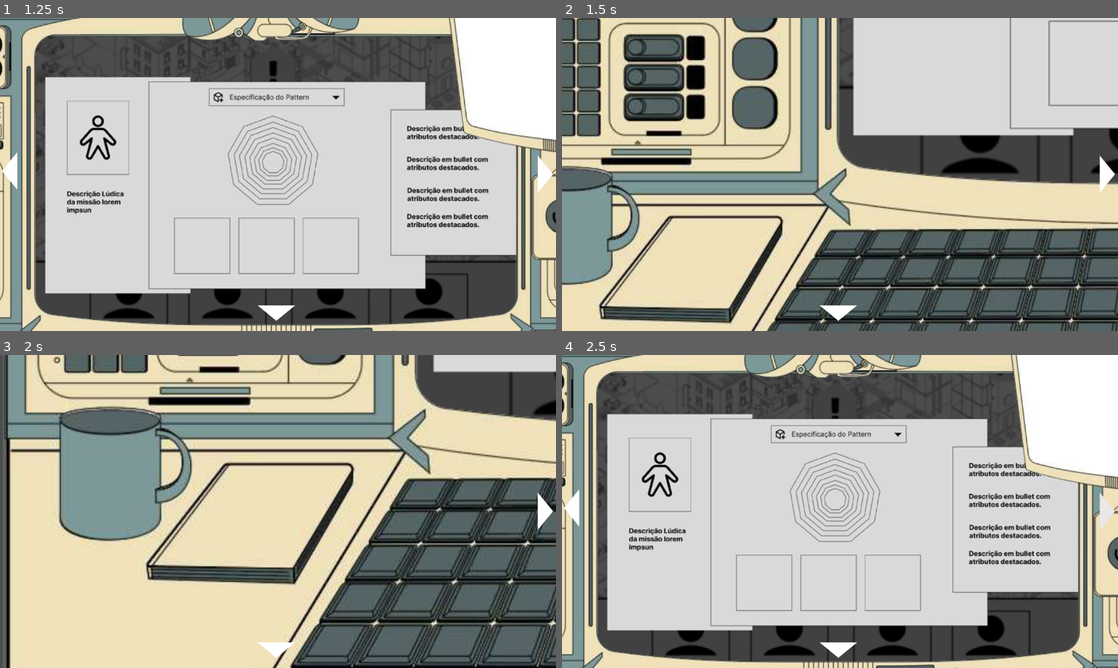
Above: before the commit, frames 1-4 (two rows, left to right).
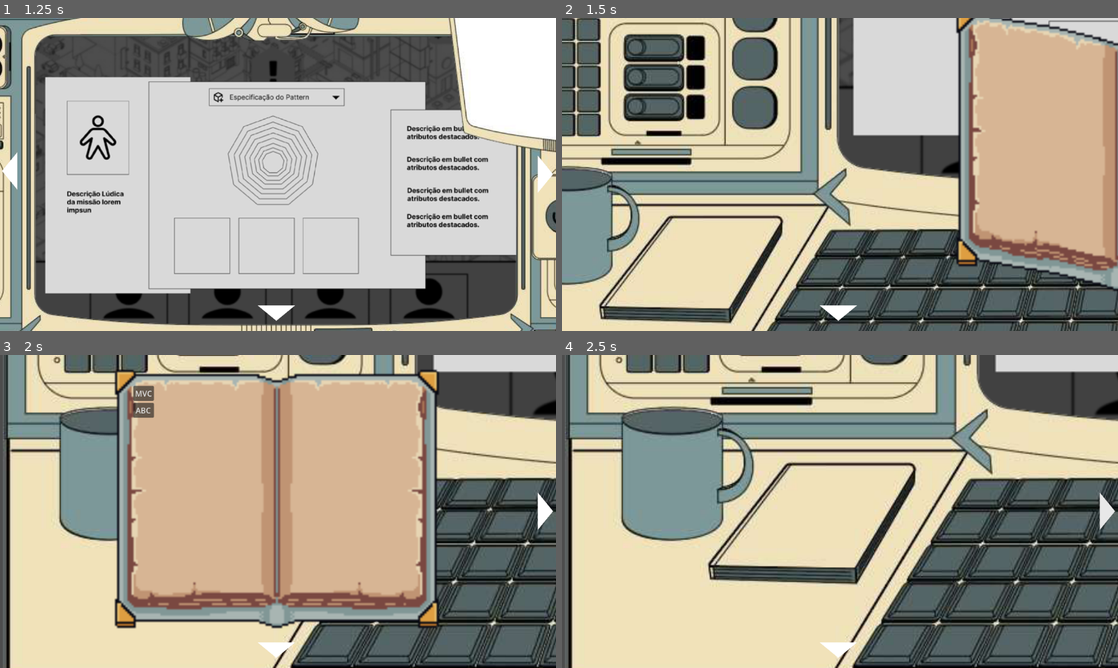
Above: after the commit, the same moments.

Repository: fernando38954/Total-Meltdown
Game: Godot game, scene res://test_scene.tscn
The game is run twice, just before and just after one commit, with the same random seed, the same clock (stepped at 60 frames per second) and the same inputs.
Inputs (mouse positions are in pixels of both pictures, inside the frame that each line leads up to):
- Up to frame 1 (1.25 s): tap Enter at 0.5 s; click (278, 174) at 0.67 s
- Up to frame 2 (1.5 s): click (573, 171) at 1.25 s
- Up to frame 3 (2 s): no input
- Up to frame 4 (2.5 s): click (1106, 511) at 2 s

Frame 1 is identical in both runs. In frame 2, 23% of the frame differs, in the area x 70-100%, y 0-88%; in frame 3, 45%; in frame 4, 90%, in the area x 0-100%, y 0-100%.

Commit message:
Implement a prototype for the Swebok

Diff:
--- /dev/null
+++ b/total-meltdown/contents/swebok/teste.json
@@ -0,0 +1,15 @@
+{
+	"title": "MVC",
+	"attribute": {
+		"Functional Suitability": 5,
+		"Performance Efficiency": 2,
+		"Compatibility": 1,
+		"Interaction Capability": 8,
+		"Reliability": 5,
+		"Security": 4,
+		"Maintainability": 7,
+		"Flexibility": 6,
+		"Safety": 1,
+	},
+	"description": "Lorem ipsum dolor sit amet, consectetur adipiscing elit, sed do eiusmod tempor incididunt ut labore et dolore magna aliqua. Ut enim ad minim veniam, quis nostrud exercitation ullamco laboris nisi ut aliquip ex ea commodo consequat. Duis aute irure dolor in reprehenderit in voluptate velit esse cillum dolore eu fugiat nulla pariatur. Excepteur sint occaecat cupidatat non proident, sunt in culpa qui officia deserunt mollit anim id est laborum."
+}
--- /dev/null
+++ b/total-meltdown/contents/swebok/teste2.json
@@ -0,0 +1,15 @@
+{
+	"title": "ABC",
+	"attribute": {
+		"Functional Suitability": 1,
+		"Performance Efficiency": 6,
+		"Compatibility": 7,
+		"Interaction Capability": 3,
+		"Reliability": 1,
+		"Security": 8,
+		"Maintainability": 5,
+		"Flexibility": 9,
+		"Safety": 10,
+	},
+	"description": "Lorem ipsum dolor sit amet, consectetur adipiscing elit, sed do eiusmod tempor incididunt ut labore et dolore magna aliqua. Ut enim ad minim veniam, quis nostrud exercitation ullamco laboris nisi ut aliquip ex ea commodo consequat. Duis aute irure dolor in reprehenderit in voluptate velit esse cillum dolore eu fugiat nulla pariatur. Excepteur sint occaecat cupidatat non proident, sunt in culpa qui officia deserunt mollit anim id est laborum."
+}
--- a/total-meltdown/project.godot
+++ b/total-meltdown/project.godot
@@ -15,6 +15,10 @@
 config/features=PackedStringArray("4.6", "GL Compatibility")
 config/icon="res://icon.svg"
 
+[autoload]
+
+SwebokManager="*uid://8eahrr057cgv"
+
 [display]
 
 window/stretch/mode="viewport"
--- /dev/null
+++ b/total-meltdown/scenes/swebok/Catalog.tscn
@@ -0,0 +1,16 @@
+[gd_scene format=3 uid="uid://bvqa22rf2ptyj"]
+
+[ext_resource type="Script" uid="uid://cmx1nvbbbsuxt" path="res://scripts/swebok/catalog.gd" id="1_p726v"]
+
+[node name="Catalog" type="Control" unique_id=997869620]
+layout_mode = 3
+anchors_preset = 0
+script = ExtResource("1_p726v")
+
+[node name="ScrollContainer" type="ScrollContainer" parent="." unique_id=2104121597]
+layout_mode = 0
+offset_right = 1153.0
+offset_bottom = 646.0
+
+[node name="VBoxContainer" type="VBoxContainer" parent="ScrollContainer" unique_id=2008075566]
+layout_mode = 2
--- /dev/null
+++ b/total-meltdown/scenes/swebok/ContentViewer.tscn
@@ -0,0 +1,20 @@
+[gd_scene format=3 uid="uid://b2bor1i0t51n0"]
+
+[ext_resource type="Script" uid="uid://cgqtegu1605kk" path="res://scripts/swebok/content_viewer.gd" id="1_6tgrj"]
+
+[node name="ContentViewer" type="Control" unique_id=474821504]
+layout_mode = 3
+anchors_preset = 0
+script = ExtResource("1_6tgrj")
+
+[node name="RichTextLabel" type="RichTextLabel" parent="." unique_id=528443857]
+layout_mode = 0
+offset_right = 1151.0
+offset_bottom = 649.0
+
+[node name="BackButton" type="Button" parent="." unique_id=1318762080]
+layout_mode = 0
+offset_right = 8.0
+offset_bottom = 8.0
+
+[connection signal="pressed" from="BackButton" to="." method="_on_back_button_pressed"]
--- /dev/null
+++ b/total-meltdown/scenes/swebok/Swebok.tscn
@@ -0,0 +1,113 @@
+[gd_scene format=3 uid="uid://bd5f23dl8nicx"]
+
+[ext_resource type="Script" uid="uid://b0fe5ervk1q14" path="res://scripts/swebok/swebok.gd" id="1_6evcd"]
+[ext_resource type="Texture2D" uid="uid://0g7tw8n72gim" path="res://placeholder/Book_white.png" id="2_wlni6"]
+[ext_resource type="PackedScene" uid="uid://bvqa22rf2ptyj" path="res://scenes/swebok/Catalog.tscn" id="2_x7age"]
+[ext_resource type="PackedScene" uid="uid://b2bor1i0t51n0" path="res://scenes/swebok/ContentViewer.tscn" id="3_wlni6"]
+
+[sub_resource type="AtlasTexture" id="AtlasTexture_0h8ia"]
+atlas = ExtResource("2_wlni6")
+region = Rect2(570, 0, 190, 160)
+
+[sub_resource type="AtlasTexture" id="AtlasTexture_gmiyw"]
+atlas = ExtResource("2_wlni6")
+region = Rect2(760, 0, 190, 160)
+
+[sub_resource type="AtlasTexture" id="AtlasTexture_ur7ya"]
+atlas = ExtResource("2_wlni6")
+region = Rect2(950, 0, 190, 160)
+
+[sub_resource type="AtlasTexture" id="AtlasTexture_6hotj"]
+atlas = ExtResource("2_wlni6")
+region = Rect2(1140, 0, 190, 160)
+
+[sub_resource type="AtlasTexture" id="AtlasTexture_lt6x6"]
+atlas = ExtResource("2_wlni6")
+region = Rect2(570, 0, 190, 160)
+
+[sub_resource type="AtlasTexture" id="AtlasTexture_6oo3v"]
+atlas = ExtResource("2_wlni6")
+region = Rect2(0, 0, 190, 160)
+
+[sub_resource type="AtlasTexture" id="AtlasTexture_6hepp"]
+atlas = ExtResource("2_wlni6")
+region = Rect2(190, 0, 190, 160)
+
+[sub_resource type="AtlasTexture" id="AtlasTexture_abwjj"]
+atlas = ExtResource("2_wlni6")
+region = Rect2(380, 0, 190, 160)
+
+[sub_resource type="AtlasTexture" id="AtlasTexture_413ca"]
+atlas = ExtResource("2_wlni6")
+region = Rect2(570, 0, 190, 160)
+
+[sub_resource type="SpriteFrames" id="SpriteFrames_qhdxt"]
+animations = [{
+"frames": [{
+"duration": 1.0,
+"texture": SubResource("AtlasTexture_0h8ia")
+}, {
+"duration": 1.0,
+"texture": SubResource("AtlasTexture_gmiyw")
+}, {
+"duration": 1.0,
+"texture": SubResource("AtlasTexture_ur7ya")
+}, {
+"duration": 1.0,
+"texture": SubResource("AtlasTexture_6hotj")
+}, {
+"duration": 1.0,
+"texture": SubResource("AtlasTexture_lt6x6")
+}],
+"loop": false,
+"name": &"flip_left",
+"speed": 10.0
+}, {
+"frames": [{
+"duration": 1.0,
+"texture": SubResource("AtlasTexture_6oo3v")
+}, {
+"duration": 1.0,
+"texture": SubResource("AtlasTexture_6hepp")
+}, {
+"duration": 1.0,
+"texture": SubResource("AtlasTexture_abwjj")
+}, {
+"duration": 1.0,
+"texture": SubResource("AtlasTexture_413ca")
+}],
+"loop": false,
+"name": &"open_book",
+"speed": 10.0
+}]
+
+[node name="Swebok" type="CanvasLayer" unique_id=129603859]
+script = ExtResource("1_6evcd")
+metadata/_edit_vertical_guides_ = [576.0]
+
+[node name="AnimatedSprite2D" type="AnimatedSprite2D" parent="." unique_id=617863607]
+position = Vector2(593, 283)
+scale = Vector2(4.271875, 4.271875)
+sprite_frames = SubResource("SpriteFrames_qhdxt")
+animation = &"open_book"
+
+[node name="Catalog" parent="." unique_id=997869620 node_paths=PackedStringArray("swebok") instance=ExtResource("2_x7age")]
+swebok = NodePath("..")
+
+[node name="ScrollContainer" parent="Catalog" index="0" unique_id=2104121597]
+offset_left = 276.0
+offset_top = 64.0
+offset_right = 877.0
+offset_bottom = 511.0
+
+[node name="ContentViewer" parent="." unique_id=474821504 node_paths=PackedStringArray("swebok") instance=ExtResource("3_wlni6")]
+swebok = NodePath("..")
+
+[node name="RichTextLabel" parent="ContentViewer" index="0" unique_id=528443857]
+offset_left = 276.0
+offset_top = 64.0
+offset_right = 871.0
+offset_bottom = 500.0
+
+[editable path="Catalog"]
+[editable path="ContentViewer"]
--- /dev/null
+++ b/total-meltdown/scripts/autoload/swebok_manager.gd
@@ -0,0 +1,41 @@
+extends Node
+
+const CHAPTERS_DIR = "res://contents/swebok/"
+
+var chapters: Array = []
+
+func _ready():
+	load_chapters()
+
+func load_chapters():
+	chapters.clear()
+	var dir = DirAccess.open(CHAPTERS_DIR)
+	if not dir:
+		push_error("Error on opening the directory:", CHAPTERS_DIR)
+		return
+
+	dir.list_dir_begin()
+	var file_name = dir.get_next()
+	while file_name != "":
+		if not dir.current_is_dir() and file_name.ends_with(".json"):
+			var path = CHAPTERS_DIR + file_name
+			var file = FileAccess.open(path, FileAccess.READ)
+			if file:
+				var json_text = file.get_as_text()
+				var json = JSON.new()
+				var error = json.parse(json_text)
+				if error == OK:
+					var data = json.data
+					chapters.append({
+						"file_name": file_name,
+						"title": data.get("title", "Untitled"),
+						"attribute": data.get("attribute", ""),
+						"description": data.get("description", ""),
+					})
+				else:
+					push_error("Failed to parse JSON：", file_name)
+				file.close()
+		file_name = dir.get_next()
+
+	chapters.sort_custom(func(a, b): return a.file_name < b.file_name)
+	print_debug("Number of chapters loaded：", chapters.size())
--- /dev/null
+++ b/total-meltdown/scripts/swebok/catalog.gd
@@ -0,0 +1,27 @@
+extends Control
+
+@onready var button_container = $ScrollContainer/VBoxContainer
+@export var swebok: Swebok = null
+
+func _ready():
+	while SwebokManager.chapters.is_empty():
+		await get_tree().process_frame
+	build_catalog()
+
+func build_catalog():
+	for child in button_container.get_children():
+		child.queue_free()
+
+	for idx in range(SwebokManager.chapters.size()):
+		var chapter = SwebokManager.chapters[idx]
+		var button = Button.new()
+		button.text = chapter.title
+		button.size_flags_horizontal = Control.SIZE_EXPAND_FILL
+
+		button.set_meta("chapter_index", idx)
+		button.pressed.connect(_on_chapter_selected.bind(idx))
+		button_container.add_child(button)
+
+func _on_chapter_selected(chapter_idx: int):
+	var chapter_data = SwebokManager.chapters[chapter_idx]
+	swebok.show_chapter_content(chapter_data)
--- /dev/null
+++ b/total-meltdown/scripts/swebok/content_viewer.gd
@@ -0,0 +1,11 @@
+extends Control
+
+@onready var content_label = $RichTextLabel
+@onready var back_button = $BackButton
+@export var swebok: Swebok = null
+
+func show_content(chapter_data: Dictionary):
+	content_label.text = "[center][b]%s[/b][/center]\n\n%s" % [chapter_data.title, chapter_data.description]
+
+func _on_back_button_pressed() -> void:
+	swebok.show_catalog()
--- /dev/null
+++ b/total-meltdown/scripts/swebok/swebok.gd
@@ -0,0 +1,60 @@
+extends CanvasLayer
+class_name Swebok
+
+signal move_animation_finished
+
+@onready var book_sprite = $AnimatedSprite2D
+@onready var catalog_view = $Catalog
+@onready var content_view = $ContentViewer
+
+var open_position = Vector2(593, 283)
+var hide_position = Vector2(1558, 283)
+var tween: Tween
+
+var is_open: bool
+
+func _ready():
+	close_book(0)
+
+#region Book Action
+func move_book(target_position: Vector2, duration: float = 1.0):
+	if tween and tween.is_running():
+		tween.kill()
+
+	tween = create_tween()
+	tween.tween_property(book_sprite, "position", target_position, duration)
+	tween.tween_callback(move_animation_finished.emit)
+
+func close_book(duration: float = 0.5):
+	move_book(hide_position, duration)
+	hide_everything()
+	book_sprite.play_backwards("open_book")
+	is_open = false
+
+func open_book(duration: float = 0.5):
+	move_book(open_position, duration)
+	book_sprite.play("open_book")
+	is_open = true
+
+	await move_animation_finished
+	if is_open:
+		show_catalog()
+#endregion
+
+#region Book Content
+func hide_everything():
+	catalog_view.visible = false
+	content_view.visible = false
+
+func show_catalog():
+	catalog_view.visible = true
+	content_view.visible = false
+
+func show_chapter_content(chapter_data: Dictionary):
+	catalog_view.visible = false
+	content_view.visible = true
+	content_view.show_content(chapter_data)
+
+func show_catalog_from_content():
+	show_catalog()
+#endregion
--- a/total-meltdown/scripts/workspace.gd
+++ b/total-meltdown/scripts/workspace.gd
@@ -1,8 +1,12 @@
 extends Sprite2D
 class_name Workspace
 
-@export var workspace_camera: Camera2D
+@export var workspace_camera: WorkspaceCamera
 var current_region: Region = null
+
+@export_category("Swebok")
+@export var swebok: Swebok
+@export var swebok_region: Region
 
 @export_category("Button")
 @export var left_button: TextureButton
@@ -17,8 +21,18 @@
 
 	workspace_camera.zoom_to_point(region.focus.global_position, region.zoom_level * Vector2.ONE)
 
+	if current_region == swebok_region:
+		await workspace_camera.zoom_finished
+		swebok.open_book()
+
+func check_close_swebok():
+	if current_region == swebok_region:
+		swebok.close_book()
+		await swebok.move_animation_finished
+
 
 func _on_return_button_button_down() -> void:
+	await check_close_swebok()
 	current_region = null
 	return_button.hide()
 	left_button.hide()
@@ -27,8 +41,10 @@
 
 
 func _on_left_button_button_down() -> void:
+	await check_close_swebok()
 	switch_region(current_region.left_region)
 
 
 func _on_right_button_button_down() -> void:
+	await check_close_swebok()
 	switch_region(current_region.right_region)
--- a/total-meltdown/scripts/workspace_camera.gd
+++ b/total-meltdown/scripts/workspace_camera.gd
@@ -1,4 +1,7 @@
 extends Camera2D
+class_name WorkspaceCamera
+
+signal zoom_finished
 
 var default_zoom
 var default_position
@@ -16,6 +19,7 @@
 	tween.set_parallel(true)
 	tween.tween_property(self, "global_position", target_global_position, duration)
 	tween.tween_property(self, "zoom", target_zoom, duration)
+	tween.tween_callback(zoom_finished.emit)
 
 func return_default_setting(duration: float = 0.3):
 	zoom_to_point(default_position, default_zoom, duration)
--- a/total-meltdown/test_scene.tscn
+++ b/total-meltdown/test_scene.tscn
@@ -7,15 +7,18 @@
 [ext_resource type="Texture2D" uid="uid://bk348p27nanvm" path="res://placeholder/WhiteArrow.png" id="5_8pr8v"]
 [ext_resource type="Texture2D" uid="uid://okp1hih2djd1" path="res://placeholder/GrayArrow.png" id="6_buypi"]
 [ext_resource type="Texture2D" uid="uid://dmc2r0c75pl63" path="res://placeholder/LightGrayArrow.png" id="7_njel3"]
+[ext_resource type="PackedScene" uid="uid://bd5f23dl8nicx" path="res://scenes/swebok/Swebok.tscn" id="8_buypi"]
 
 [node name="Node2D" type="Node2D" unique_id=1602338920]
 
-[node name="Workspace" type="Sprite2D" parent="." unique_id=2114382166 node_paths=PackedStringArray("workspace_camera", "left_button", "right_button", "return_button")]
+[node name="Workspace" type="Sprite2D" parent="." unique_id=2114382166 node_paths=PackedStringArray("workspace_camera", "swebok", "swebok_region", "left_button", "right_button", "return_button")]
 position = Vector2(576, 324)
 scale = Vector2(0.8343023, 0.83506495)
 texture = ExtResource("1_8pr8v")
 script = ExtResource("2_coq8p")
 workspace_camera = NodePath("../Camera2D")
+swebok = NodePath("../Swebok")
+swebok_region = NodePath("Swebok")
 left_button = NodePath("../CanvasLayer/LeftButton")
 right_button = NodePath("../CanvasLayer/RightButton")
 return_button = NodePath("../CanvasLayer/ReturnButton")
@@ -116,6 +119,8 @@
 texture_hover = ExtResource("7_njel3")
 ignore_texture_size = true
 
+[node name="Swebok" parent="." unique_id=870339263 instance=ExtResource("8_buypi")]
+
 [connection signal="input_event" from="Workspace/Screen" to="Workspace/Screen" method="_on_input_event"]
 [connection signal="input_event" from="Workspace/Screen2" to="Workspace/Screen2" method="_on_input_event"]
 [connection signal="input_event" from="Workspace/Swebok" to="Workspace/Swebok" method="_on_input_event"]
Not shown, added: total-meltdown/credits.txt
Binary file added: total-meltdown/placeholder/Book_white.png
Not shown, added: total-meltdown/placeholder/Book_white.png.import
Not shown, added: total-meltdown/scripts/autoload/swebok_manager.gd.uid
Not shown, added: total-meltdown/scripts/swebok/catalog.gd.uid
Not shown, added: total-meltdown/scripts/swebok/content_viewer.gd.uid
Not shown, added: total-meltdown/scripts/swebok/swebok.gd.uid
